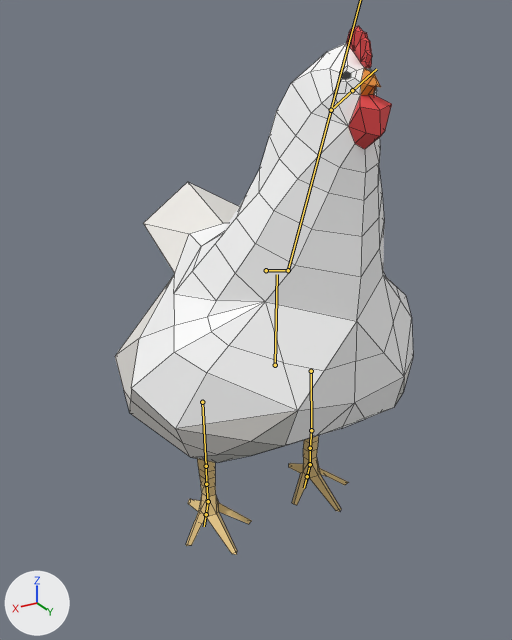
Two versions of the FBX model Assets/characters/animals/chicken/chicken-rigged.fbx, one commit apart.
Before and after are seen from a 50 mm lens placed at (2.46, 3.9, 3.65), pointed at (0.16, 0.06, 1.73). Arrows for +X, +Y and +Z are at lower left; the lights stay in place. The bones that bend it are drawn over the model as lines. Mesh edges are drawn as thin lines.

In view in the first picture: 'Chicken'.
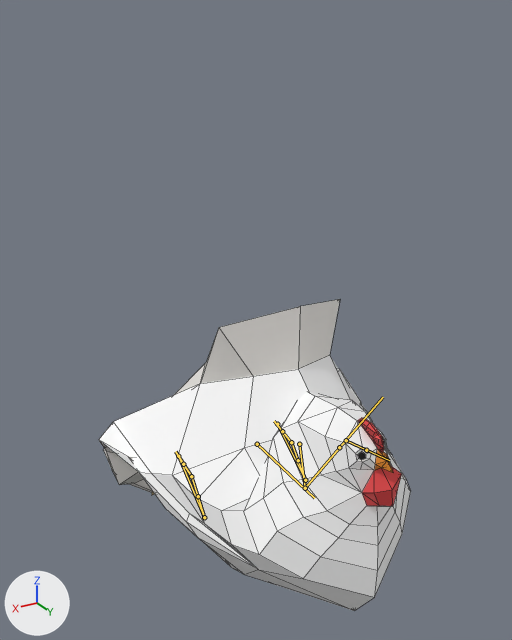
The newer file adds an action. The first version stands in its rest pose; the second is drawn at frame 2 of the action 'chicken-rig|sitting-idle'.

What the commit changed:
Bone 'spine' (bone_spine) moves from (0.0, 0.0, 0.0) to (-0.006, -0.79, 0.239).
Bone 'spine' (bone_spine) turns from (0, 0, 0) to (-91, 0, 0) degrees about its own x, y and z.
Bone 'spine' (bone_spine) is rescaled from (1.0, 1.0, 1.0) to (1.13, 1.13, 1.13).
Bone 'head' (bone_head) moves from (0.0, 0.0, 0.0) to (0.001, -0.189, -0.115).
Bone 'bone' (bone_bone) turns from (0, 0, 0) to (78, 1, 0) degrees about its own x, y and z.
Bone 'bone' (bone_bone) is rescaled from (1.0, 1.0, 1.0) to (1.2, 0.52, 1.2).
Bone 'left-thigh' (bone_left_thigh) moves from (0.0, 0.0, 0.0) to (-0.016, 0.701, 0.485).
Bone 'left-thigh' (bone_left_thigh) turns from (0, 0, 0) to (-51, -1, 0) degrees about its own x, y and z.
Bone 'left-thigh.001' (bone_left_thigh_001) turns from (0, 0, 0) to (-173, 0, -2) degrees about its own x, y and z.
Bone 'left-foot' (bone_left_foot) turns from (0, 0, 0) to (-43, 1, -1) degrees about its own x, y and z.
Bone 'right-thigh' (bone_right_thigh) moves from (0.0, 0.0, 0.0) to (-0.005, 0.701, 0.485).
Bone 'right-thigh' (bone_right_thigh) turns from (0, 0, 0) to (-51, 0, 0) degrees about its own x, y and z.
Bone 'right-thigh.001' (bone_right_thigh_001) turns from (0, 0, 0) to (-173, 0, 3) degrees about its own x, y and z.
Bone 'right-foot' (bone_right_foot) turns from (0, 0, 0) to (-43, 1, -1) degrees about its own x, y and z.
Bone 'tail' (bone_tail) moves from (0.0, 0.0, 0.0) to (0.012, -0.796, -1.796).
Bone 'tail' (bone_tail) turns from (0, 0, 0) to (-19, 18, -8) degrees about its own x, y and z.

Where the change shows, as pixel boxes [x1, y1, x2, y2] in the pictures (512 x 640 px):
'Chicken', posed (41% shorter): before [115, 26, 413, 554]; after [99, 299, 411, 611]
bone 'spine', root to tip: before (275, 365) to (277, 274); after (257, 444) to (314, 498)
bone 'head', root to tip: before (266, 270) to (288, 270); after (299, 444) to (305, 488)
bone 'bone', root to tip: before (288, 270) to (331, 110); after (305, 488) to (339, 447)
bone 'left-thigh', root to tip: before (311, 371) to (311, 430); after (277, 424) to (305, 480)
bone 'left-thigh.001', root to tip: before (311, 430) to (310, 448); after (305, 480) to (298, 460)
bone 'left-foot', root to tip: before (310, 464) to (307, 476); after (291, 442) to (282, 431)
bone 'right-thigh', root to tip: before (202, 402) to (206, 466); after (178, 456) to (204, 517)
bone 'right-thigh.001', root to tip: before (206, 466) to (206, 484); after (204, 517) to (198, 496)
bone 'right-foot', root to tip: before (208, 501) to (206, 514); after (191, 476) to (183, 464)
bone 'tail', root to tip: before (331, 110) to (352, 90); after (346, 440) to (366, 450)
